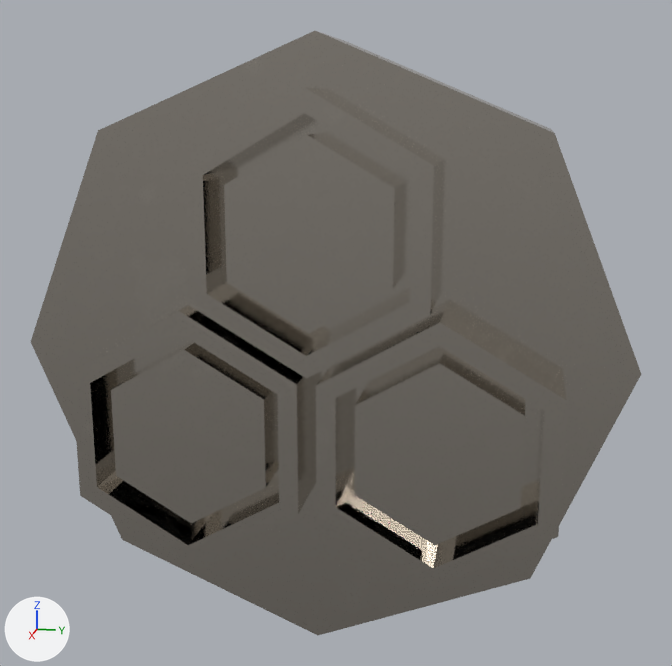
Renders of the glTF model src/worlds/Space_Room/assets/models/outlet_r_4.glb from each side of a commit.
Both versions are drawn from a camera (50 mm lens) standing at (-7.628, -0.044, 2.987) and looking at (-8.12, -0.143, 2.864). The axes (+X, +Y, +Z) are drawn at lower left. The lights are the same throughout. Where no turn or scale is listed for an object, it has been applied to the vertices.
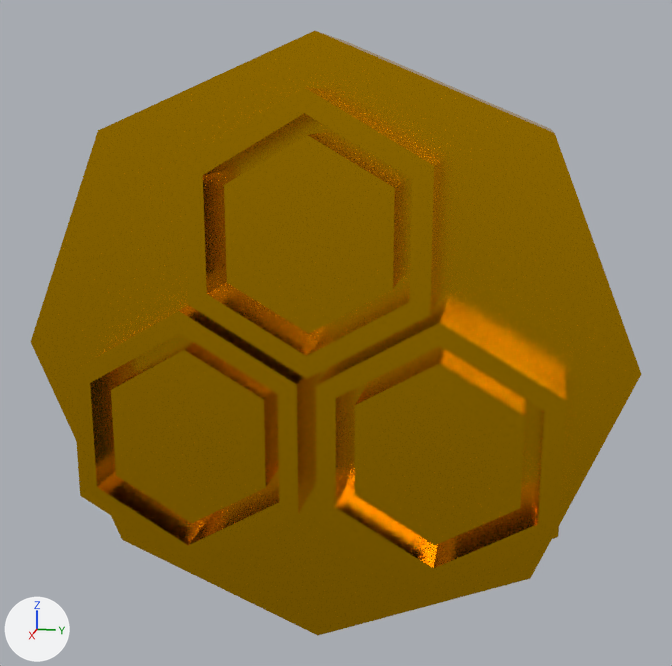
The newer file is also turned or shifted as a whole; pictures and numbers use the older file's frame.

Boxes [x1, y1, x2, y2] around the edits, measured in the pictures (672 x 666 px):
'Cylinder.010', recoloured (grey to yellow)
    both: [31, 31, 641, 635]

The change, as a list of edits to the scene's bpy script:
```text
Add mat_yellow:
    mat_yellow = principled_material('yellow')
    mat_yellow.base_color = (0.8, 0.41, 0.0)  # yellow #e7ac00
    mat_yellow.metallic = 1.0
    mat_yellow.roughness = 0.227
Change me_cylinder_013:
    where me_cylinder_013.from_pydata(...)  # 132 vertices, 260 faces; spans x -0.042..0.07, y -0.164..0.164, z -0.164..0.164
    remove me_cylinder_013.materials.append(mat_scuffed_titanium_pbr)
    add me_cylinder_013.materials.append(mat_yellow)  # yellow #e7ac00
```
